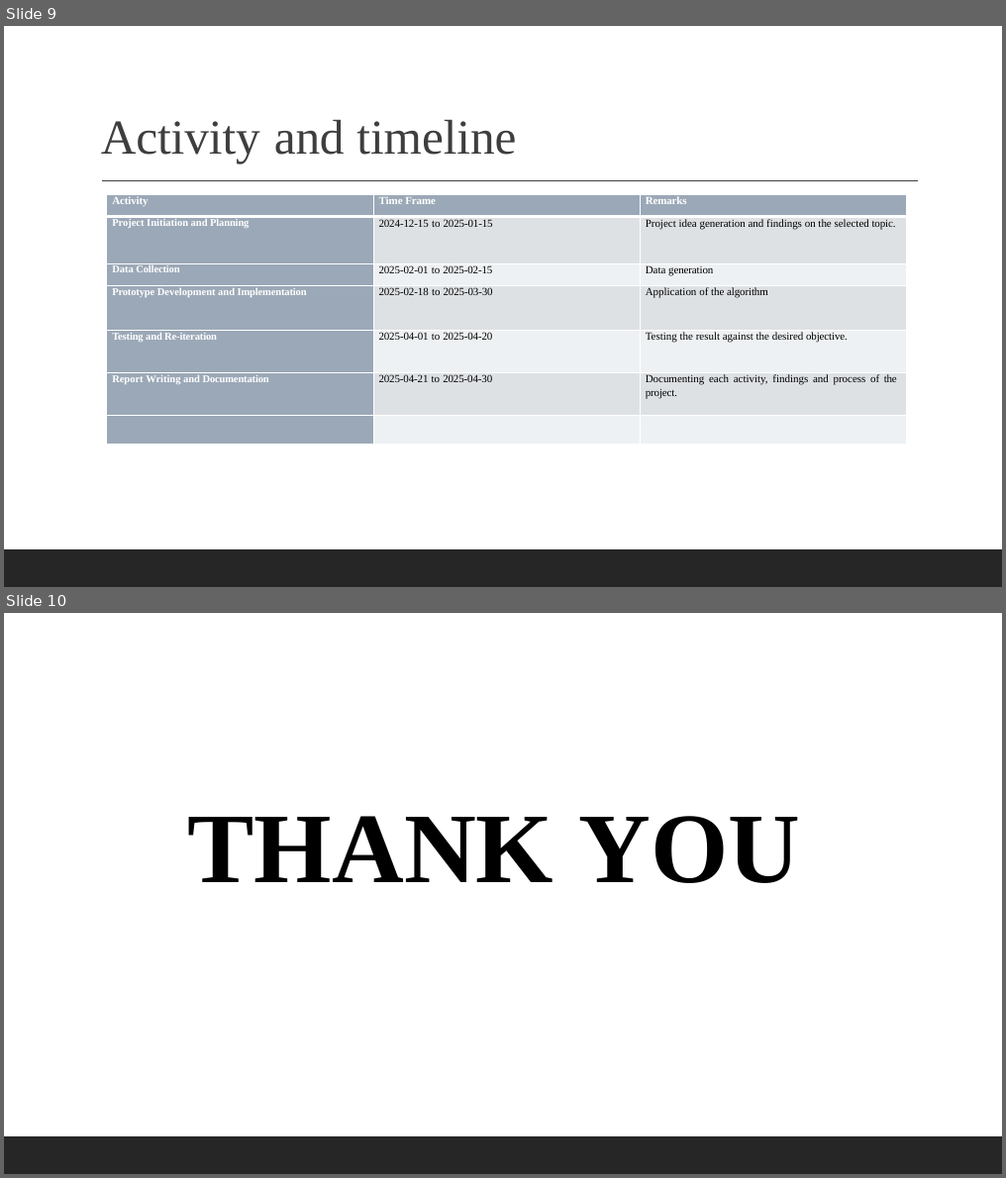
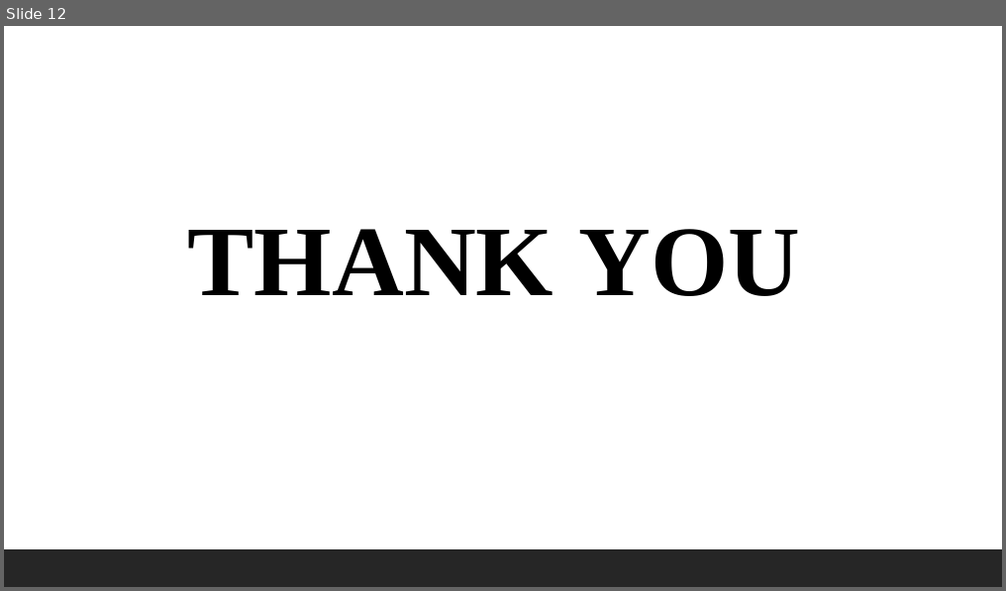
Before and after one commit to MeePks/ETL-AI-Schema-Detection, a slide deck: Documentation/ETLautomationPresentation.pptx. Shown one above the other, each under a label of ours: slides 9 and 10 before the commit, slide 12 after it. The pictures are 1006x1178 and 1006x591 pixels, drawn with LibreOffice and Linux fonts; fonts in the diff are those of the drawing. Boxes give left, top, right and bottom in pixels: in the first picture for what was removed or moved away, otherwise in the second. Text is boxed around its words. In the diff, an @@ line names an element or a change of style, - is before the commit and + after.

```diff
--- a/Documentation/ETLautomationPresentation.pptx
+++ b/Documentation/ETLautomationPresentation.pptx
@@ slide 9 removed at [4, 26, 1002, 587], background #FFFFFF; not listed: 1 template element that a slide beside it also shows @@
@@ title removed at [101, 119, 516, 165] @@
-Activity and timeline
@@ freeform shape removed at [102, 181, 918, 181] @@
@@ table removed at [107, 194, 906, 444], 7 rows, 3 columns @@
-Activity | Time Frame | Remarks
-Project Initiation and Planning | 2024-12-15 to 2025-01-15 | Project idea generation and findings on the selected topic.
-Data Collection | 2025-02-01 to 2025-02-15 | Data generation
-Prototype Development and Implementation | 2025-02-18 to 2025-03-30 | Application of the algorithm
-Testing and Re-iteration | 2025-04-01 to 2025-04-20 | Testing the result against the desired objective.
-Report Writing and Documentation | 2025-04-21 to 2025-04-30 | Documenting each activity, findings and process of the / project.
- |  | 
@@ what was slide 10 is now slide 12 @@
```
Also in this commit, not shown: 3 slides changed, 4 slides added, 1 other slide removed, 2 other files.
